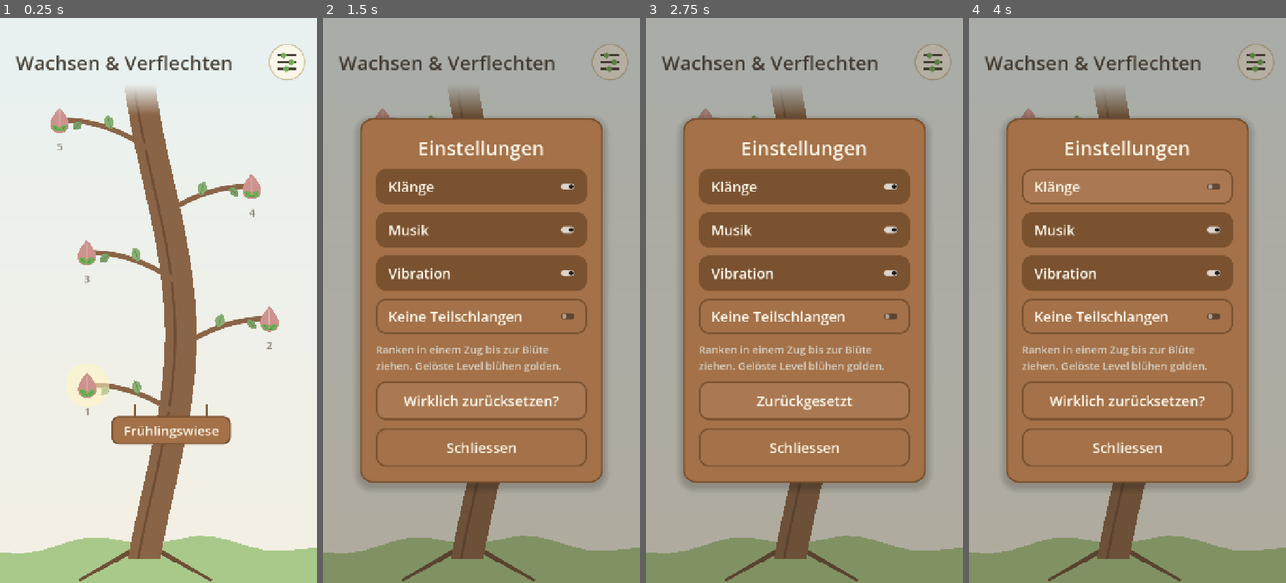
Above: before the commit, frames 1-4 (left to right).
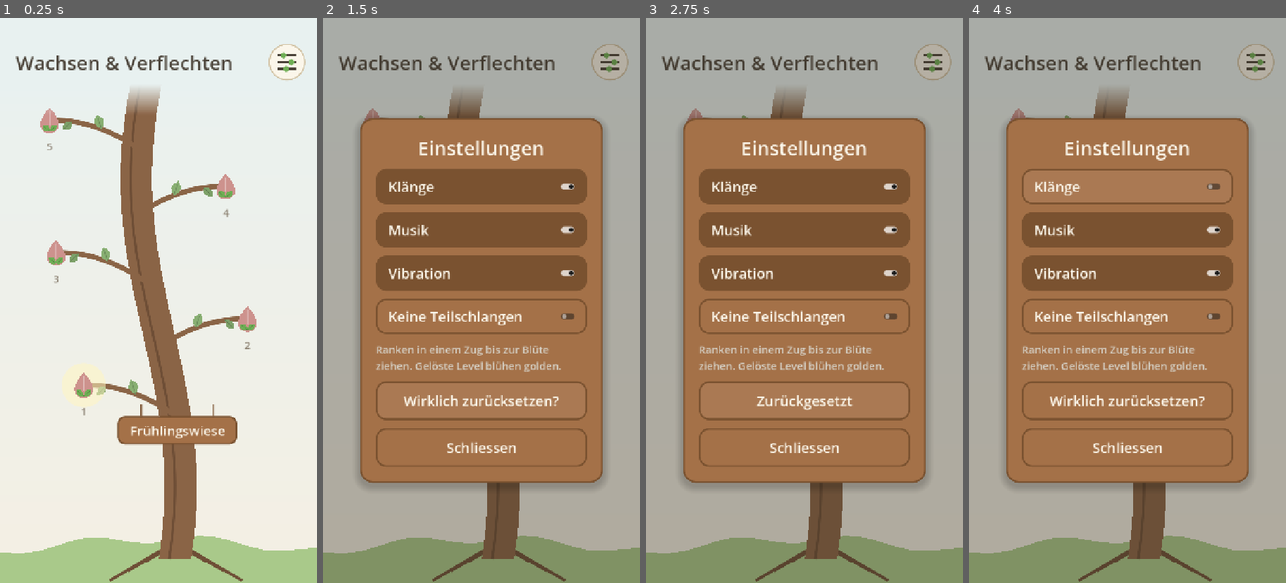
Above: after the commit, the same moments.

Repository: pascal77287/Ranken-und-Wachsen
Game: Godot game, scene res://scenes/main.tscn
Same seed, same stepped clock (60 frames per second), same inputs: the game is played once before the commit and once after it.
Inputs (mouse positions are in pixels of both pictures, inside the frame that each line leads up to):
- Up to frame 1 (0.25 s): no input
- Up to frame 2 (1.5 s): click (611, 63) at 0.5 s; click "Fortschritt zurücksetzen" at 1.25 s
- Up to frame 3 (2.75 s): click "Wirklich zurücksetzen?" at 2 s
- Up to frame 4 (4 s): click "Zurückgesetzt" at 2.75 s; click "Klänge" at 3.5 s

The runs differ from the first frame. In frame 1, 14% of the frame differs, in the area x 12-88%, y 12-100%; in frame 2, 2.8%; in frame 3, 2.8%; in frame 4, 2.8%.

Commit message:
Stufe 8 „Rosengarten“; jede Blüte muss erblühen
- 15 neue Level mit 2–3 Blüten, alle eindeutig lösbar
- Neue Regel: In jeder Blüte endet mindestens eine Ranke (Spiel, Solver,
  Generator, Statuszeile, Tests)
- Generator: mehrere Blüten (--goals) und sofortige Ausgabe (--stream)

Co-Authored-By: Claude Opus 5.5 <noreply@anthropic.com>

Diff:
--- /dev/null
+++ b/levels/08_rosengarten.json
@@ -0,0 +1,52 @@
+{
+	"id": "rosengarten",
+	"name": "Rosengarten",
+	"color": "#c9557a",
+	"levels": [
+		{"id": "8-01", "name": "Rosenbogen", "hint": "Neu: mehrere Blüten. Jede Ranke darf in jeder Blüte enden.",
+		 "grid": [".....", ".....", ".X1..", "Z....", "..Z..", "...2."],
+		 "solution": {"1": "DLDLDRRU", "2": "RULURULURULLDLULDDD"}},
+		{"id": "8-02", "name": "Heckenrose",
+		 "grid": [".....", "Z..1.", ".2...", ".....", "..Z..", "XX..."],
+		 "solution": {"1": "RULLDLULD", "2": "LDDRURURRDLDRDLLU"}},
+		{"id": "8-03", "name": "Kletterrose",
+		 "grid": ["...Z1", ".....", "XX...", "....2", "....Z", "....."],
+		 "solution": {"1": "DLLLLURRR", "2": "ULLDRDLLULDDRRRRU"}},
+		{"id": "8-04", "name": "Rosenduft",
+		 "grid": [".....X", "......", "X.....", "..Z.XX", "......", ".Z12.."],
+		 "solution": {"1": "ULULDDR", "2": "RRULLUURRULULDLULLDRDRD"}},
+		{"id": "8-05", "name": "Pfingstrose",
+		 "grid": ["......", "1.....", "....X.", "......", "..Z..Z", "2.X..X"],
+		 "solution": {"1": "URDRURDRURDDDD", "2": "RULUURDRURDRDDLUL"}},
+		{"id": "8-06", "name": "Gartenlaube",
+		 "grid": ["..X...", "...Z..", ".Z....", "....1.", ".2...3", "..XX.."],
+		 "solution": {"1": "RULURULLD", "2": "DLUURU", "3": "DLULLURULULULDDR"}},
+		{"id": "8-07", "name": "Rosenhecke",
+		 "grid": [".....1", "......", "2Z...X", ".X....", ".3....", ".Z...."],
+		 "solution": {"1": "DLULDLULLDRD", "2": "DDDR", "3": "RDRURDRUULULDLUL"}},
+		{"id": "8-08", "name": "Dornröschen",
+		 "grid": ["..X..X", "......", "Z.....", "1X....", ".2....", "..Z..."],
+		 "solution": {"1": "DDRR", "2": "RURURDDLDRRUUUULULDLDLUULDD"}},
+		{"id": "8-09", "name": "Teerose",
+		 "grid": [".....X", "......", "..X...", "XX..1.", "X....Z", "2.....", "3...Z."],
+		 "solution": {"1": "ULULLDLUURRRRDRDDD", "2": "RURURDRDRDL", "3": "RRURDR"}},
+		{"id": "8-10", "name": "Wildrose", "hint": "Jetzt sind es drei Blüten.",
+		 "grid": ["1..X.2", ".....Z", "X.....", "....XX", ".Z....", "3..Z..", "......"],
+		 "solution": {"1": "DRURDRDDDLUULDLDR", "2": "LDDRU", "3": "DRURDRRRUULDL"}},
+		{"id": "8-11", "name": "Rosenblatt",
+		 "grid": ["XZ..1.", "X.....", "2.....", ".Z....", "......", "X...X3"],
+		 "solution": {"1": "RDLLULL", "2": "RRULU", "3": "ULURULLDLDRDLLULUR"}},
+		{"id": "8-12", "name": "Rosenpavillon",
+		 "grid": ["..X1.X", "..X..X", "..Z...", "......", ".....2", "......", "3.XZXX"],
+		 "solution": {"1": "RDLDRRDLLLU", "2": "DLULLDRD", "3": "RULURULUUURDDR"}},
+		{"id": "8-13", "name": "Rosenregen",
+		 "grid": ["..XZ..", "..X.1.", ".2....", "..3X..", "...Z..", "...X..", "..Z..."],
+		 "solution": {"1": "URDDLDRDLDRDLLL", "2": "UULDDDRDLDDRURUR", "3": "URUU"}},
+		{"id": "8-14", "name": "Rosenknospe",
+		 "grid": ["...X..", "......", "X.....", "..X..X", "......", "Z.1.2.", "X..3Z."],
+		 "solution": {"1": "ULULDD", "2": "LUUULLULURRDRRURDDLDDRDDL", "3": "LLUL"}},
+		{"id": "8-15", "name": "Rosenkönigin",
+		 "grid": ["1.X...", "..X...", ".Z...2", "......", "Z....3", "......"],
+		 "solution": {"1": "RDLDDRU", "2": "DLUURULLDDDLUL", "3": "DLULDLULDLU"}}
+	]
+}
--- a/levels/index.json
+++ b/levels/index.json
@@ -6,6 +6,7 @@
 		"res://levels/04_bergwiese.json",
 		"res://levels/05_herbstgarten.json",
 		"res://levels/06_winterhain.json",
-		"res://levels/07_sternengarten.json"
+		"res://levels/07_sternengarten.json",
+		"res://levels/08_rosengarten.json"
 	]
 }
--- a/scripts/core/board_state.gd
+++ b/scripts/core/board_state.gd
@@ -135,9 +135,19 @@
 	return n
 
 
-## Gewonnen: alle Felder bedeckt, alle Kreuzungen benutzt, jede Ranke endet in einer Blüte.
+## Anzahl Blüten, in der noch keine Ranke endet.
+func closed_goal_count() -> int:
+	var n := 0
+	for g in level.goals:
+		if not paths.any(func(p): return p[-1] == g):
+			n += 1
+	return n
+
+
+## Gewonnen: alle Felder bedeckt, alle Kreuzungen benutzt, jede Ranke endet in
+## einer Blüte und jede Blüte ist erblüht.
 func is_won() -> bool:
-	return finished_count() == paths.size() and free_cell_count() == 0
+	return finished_count() == paths.size() and free_cell_count() == 0 and closed_goal_count() == 0
 
 
 ## Spielt eine Lösung (Array von Pfaden) nach. Leerer String = gültig.
--- a/scripts/core/level_data.gd
+++ b/scripts/core/level_data.gd
@@ -91,6 +91,8 @@
 		lv.errors.append("Keine Ziel-Knospe")
 	if lv.goals.size() > MAX_GOALS:
 		lv.errors.append("Höchstens %d Blüten" % MAX_GOALS)
+	if lv.starts.size() < lv.goals.size():
+		lv.errors.append("Weniger Ranken als Blüten (jede Blüte muss erblühen)")
 	if lv.starts.size() > 4 * lv.goals.size():
 		lv.errors.append("Zu viele Startknospen (jede Ranke braucht eine Seite einer Blüte)")
 
--- a/scripts/core/level_solver.gd
+++ b/scripts/core/level_solver.gd
@@ -3,7 +3,7 @@
 ## Tiefensuche über alle Rankenverläufe. Zählt Lösungen bis `limit`.
 ## Wird nur im Prüfwerkzeug verwendet, nicht im Spiel.
 ##
-## Jede Ranke muss in einer Blüte enden. Daraus folgt: Jedes freie
+## Jede Ranke muss in einer Blüte enden, und jede Blüte muss erblühen. Daraus folgt: Jedes freie
 ## Feld liegt mitten in einer Ranke und braucht einen Vorgänger und einen Nachfolger.
 ## Kreuzungen werden geradeaus durchquert und zählen in den Abschätzungen
 ## grosszügig als Anschluss, damit keine Lösung verloren geht.
@@ -52,6 +52,8 @@
 	var path: Array = _paths[i]
 	var t: Vector2i = path[-1]
 	if level.is_goal(t):
+		if _closed_goals(i) > level.starts.size() - i - 1:
+			return  # zu wenige Ranken übrig, um alle Blüten zu erreichen
 		if i + 1 == level.starts.size():
 			if _all_covered():
 				solutions += 1
@@ -102,6 +104,18 @@
 		if use[0] == -1 or use[1] == -1:
 			return false
 	return true
+
+
+## Blüten, in denen keine der Ranken 0..i endet.
+func _closed_goals(i: int) -> int:
+	var n := 0
+	for g in level.goals:
+		var reached := false
+		for k in i + 1:
+			reached = reached or _paths[k][-1] == g
+		if not reached:
+			n += 1
+	return n
 
 
 func _is_plain(c: Vector2i) -> bool:
--- a/scripts/game/game_screen.gd
+++ b/scripts/game/game_screen.gd
@@ -133,6 +133,7 @@
 		return
 	var free := _board.state.free_cell_count()
 	var missing := _board.state.paths.size() - _board.state.finished_count()
+	var closed := _board.state.closed_goal_count()
 	var line := ""
 	if free > 0:
 		line = tr("Noch %d Felder frei") % free if free != 1 else tr("Noch 1 Feld frei")
@@ -141,6 +142,8 @@
 			line = tr("Die Ranke muss die Blüte erreichen")
 		else:
 			line = tr("Noch %d Ranken bis zur Blüte") % missing if missing != 1 else tr("Noch 1 Ranke bis zur Blüte")
+	elif closed > 0:
+		line = tr("Noch %d Blüten ohne Ranke") % closed if closed != 1 else tr("Noch 1 Blüte ohne Ranke")
 	_status.text = tr(lv.hint) + "\n" + line if lv.hint != "" else line
 
 
--- a/tests/test_board.gd
+++ b/tests/test_board.gd
@@ -122,6 +122,20 @@
 	var t := BoardState.new(_level(["1Z.", ".2Z"]))
 	t.step(1, Vector2i(1, 0))
 	_check(t.is_finished(1), "jede Ranke darf in jede Blüte")
+	var u := BoardState.new(_level(["1.Z", "2.Z"]))
+	u.step(0, Vector2i(1, 0))
+	u.step(0, Vector2i(2, 0))
+	u.step(1, Vector2i(1, 1))
+	_check(u.closed_goal_count() == 1, "untere Blüte noch geschlossen")
+	var v := BoardState.new(_level(["1..", "2.Z", "..Z"]))
+	for c in [Vector2i(1, 0), Vector2i(2, 0), Vector2i(2, 1)]:
+		v.step(0, c)
+	for c in [Vector2i(0, 2), Vector2i(1, 2), Vector2i(1, 1)]:
+		v.step(1, c)
+	_check(v.free_cell_count() == 0 and v.finished_count() == 1, "alles bedeckt, Ranke 2 noch offen")
+	_check(v.step(1, Vector2i(2, 1)) == BoardState.Step.GROW, "Ranke 2 darf in dieselbe Blüte")
+	_check(not v.is_won(), "nicht gewonnen: eine Blüte ist nicht erblüht")
+	_check(not _level(["1.Z", "..Z"]).errors.is_empty(), "weniger Ranken als Blüten ist ein Fehler")
 	_check(not _level(["1Z.Z.Z.Z"]).errors.is_empty(), "höchstens 3 Blüten")
 	_check(not _level(["12345", "Z...."]).errors.is_empty(), "eine Blüte nimmt höchstens 4 Ranken auf")
 
Not shown, changed: README.md
Not shown, changed: spielidee.md
Not shown, changed: tools/generate_levels.py
